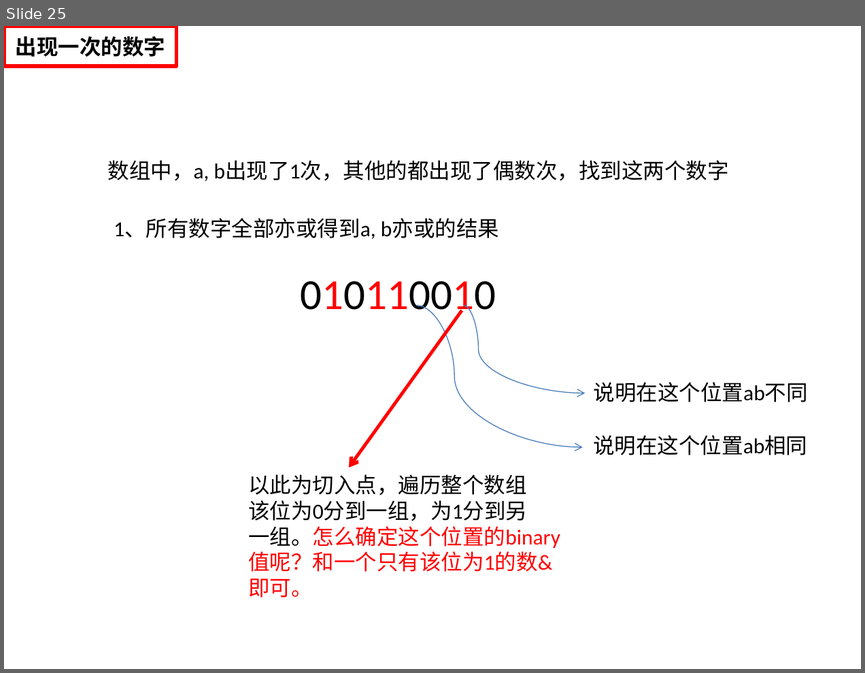
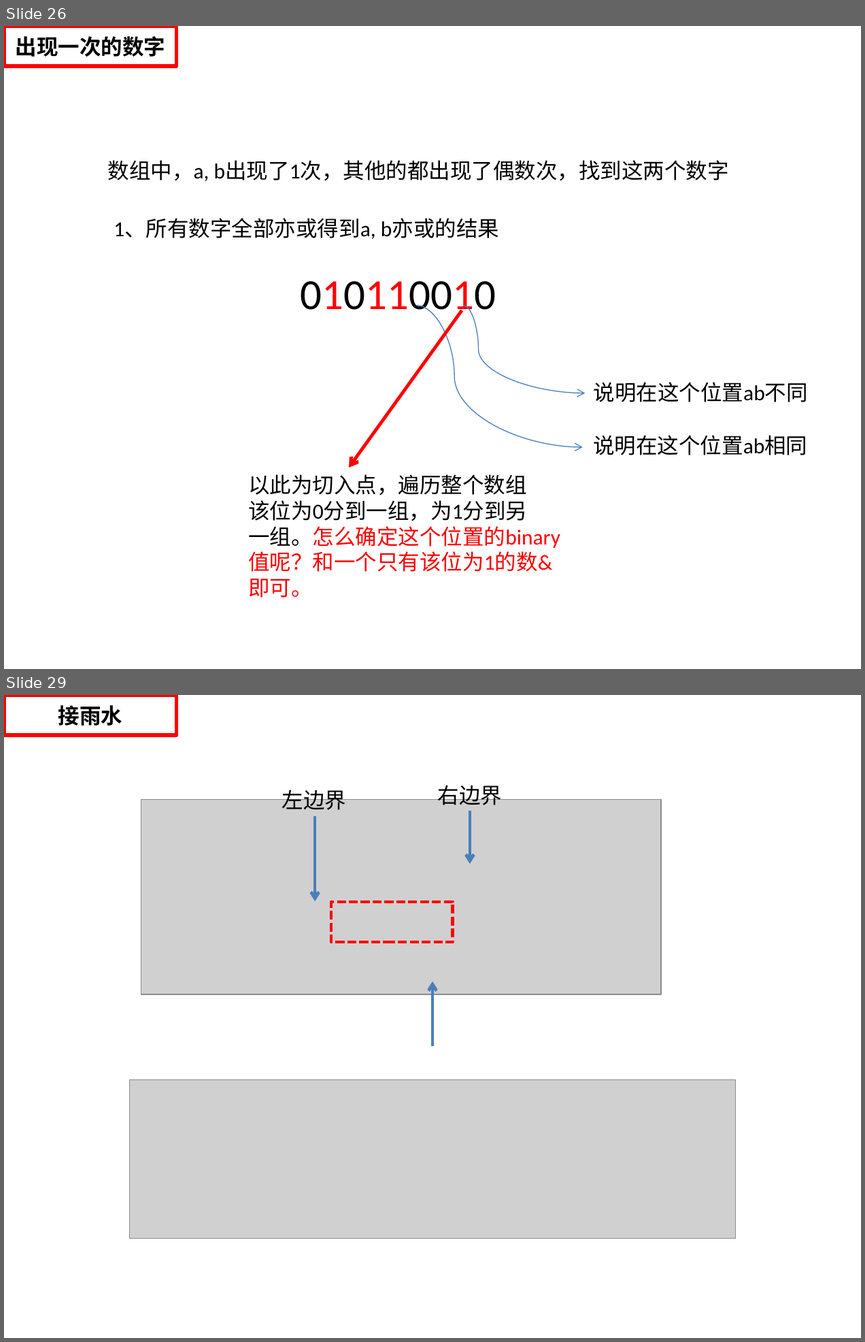
Before and after one commit to helloworld729/28_Algorithm, a slide deck: 第2遍/数据结构与算法.pptx. Shown one above the other, each under a label of ours: slide 25 before the commit, slides 26 and 29 after it; the slides between them are not shown. The pictures are 865x673 and 865x1342 pixels, drawn with LibreOffice and Linux fonts; fonts in the diff are those of the drawing; grey boxes stand for pictures. Boxes give left, top, right and bottom in pixels: in the first picture for what was removed or moved away, otherwise in the second. Text is boxed around its words. In the diff, an @@ line names an element or a change of style, - is before the commit and + after.

```diff
--- a/第2遍/数据结构与算法.pptx
+++ b/第2遍/数据结构与算法.pptx
@@ slide 29 added at [4, 695, 861, 1338], background #FFFFFF @@
@@ rectangle added at [4, 695, 176, 735], fill #FFFFFF, outline #FF0000 3 pt, 18 pt, text #000000, bold @@
+接雨水
@@ text added at [282, 786, 346, 810], 18 pt, text #000000 @@
+左边界
@@ text added at [438, 781, 502, 805], 18 pt, text #000000 @@
+右边界
@@ picture added at [141, 800, 661, 995] @@
@@ arrow added from (315, 816) to (315, 902), #4B7EBC 2.5 pt @@
@@ arrow added from (470, 811) to (470, 864), #4B7EBC 2.5 pt @@
@@ rectangle added at [331, 902, 453, 942], outline #FF0000 2.5 pt dashed @@
@@ arrow added from (432, 1045) to (432, 981), #4B7EBC 2.5 pt @@
@@ picture added at [130, 1080, 736, 1238] @@
@@ what was slide 25 is now slide 26 @@
```
Also in this commit, not shown: 2 slides changed, 6 other slides added, 17 other files.
